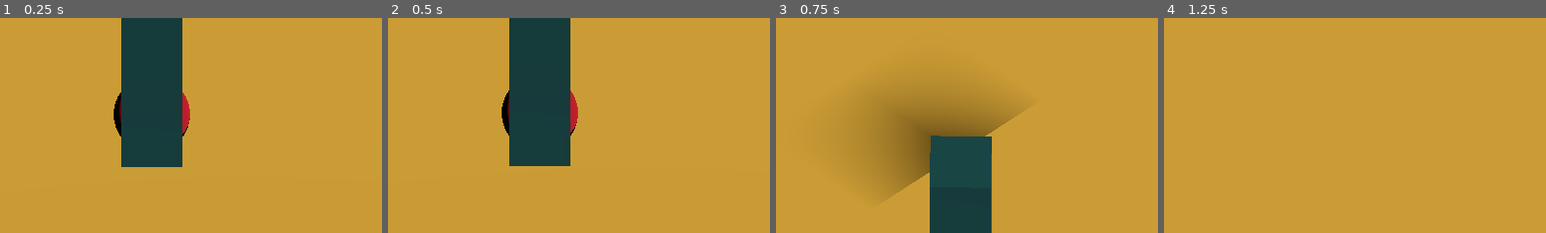
Above: before the commit, frames 1-4 (left to right).
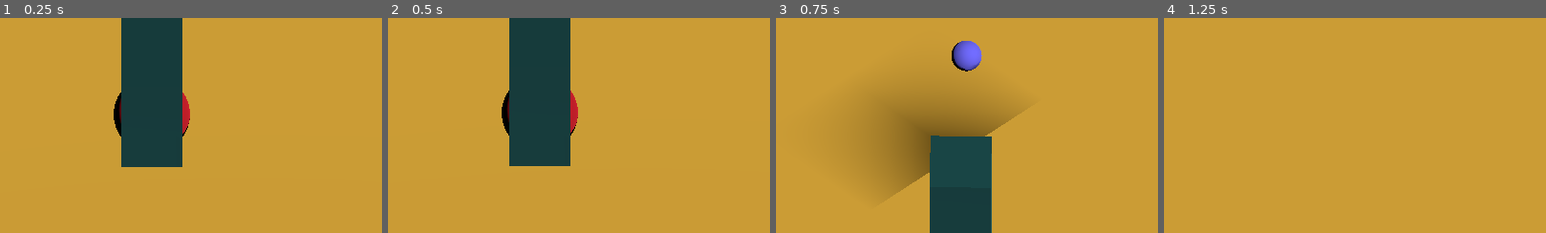
Above: after the commit, the same moments.

Repository: pazfelipe/godot-cube-test
Game: Godot game, scene res://main.tscn
Two runs of this game, one before a commit and one after it. Both use one fixed random seed, a clock stepped at 60 frames per second and the inputs below.
Inputs (mouse positions are % of the whole screen's width and height, from its top left):
- Up to frame 1 (0.25 s): no input
- Up to frame 2 (0.5 s): no input
- Up to frame 3 (0.75 s): tap Enter at 0.5 s; move the mouse to (45, 70) at 0.52 s; hold Up (ui_up) from 0.53 s (still down); click (45, 70) at 0.67 s
- Up to frame 4 (1.25 s): keep holding Up (ui_up)
The pictures show only the part of the screen within x 30-80%, y 50-100%; the shares and areas given below are measured in that part.

Frames 1-2 are identical in both runs. In frame 3, 0.9% of the frame differs, in the area x 46-54%, y 10-25%; in frame 4, nothing differs.

Commit message:
feat: implement bullet mechanics and shooting functionality. Added a new bullet script for movement and automatic shooting from the character, updated character script to handle bullet instantiation, and modified scene files to integrate the bullet scene.

Diff:
--- a/Bullet.tscn
+++ b/Bullet.tscn
@@ -1,20 +1,22 @@
-[gd_scene load_steps=4 format=3 uid="uid://do5yux6mq1edb"]
+[gd_scene load_steps=4 format=3 uid="uid://n2a6eenx12sn"]
 
-[sub_resource type="SphereMesh" id="SphereMesh_x3e43"]
+[sub_resource type="SphereMesh" id="SphereMesh_6bhup"]
 radius = 0.1
 height = 0.2
 
-[sub_resource type="StandardMaterial3D" id="StandardMaterial3D_ayd6b"]
-albedo_color = Color(0, 0.752941, 0.988235, 1)
+[sub_resource type="StandardMaterial3D" id="StandardMaterial3D_etv04"]
+albedo_color = Color(0.434087, 0.41297, 1, 1)
 
-[sub_resource type="SphereShape3D" id="SphereShape3D_4s4u5"]
+[sub_resource type="SphereShape3D" id="SphereShape3D_6bhup"]
 radius = 0.1
 
-[node name="Bullet" type="RigidBody3D"]
+[node name="BulletFixed" type="CharacterBody3D"]
+transform = Transform3D(1, 0, 0, 0, 1, 0, 0, 0, 1, 0, 1.5, 0)
+motion_mode = 1
 
 [node name="MeshInstance3D" type="MeshInstance3D" parent="."]
-mesh = SubResource("SphereMesh_x3e43")
-surface_material_override/0 = SubResource("StandardMaterial3D_ayd6b")
+mesh = SubResource("SphereMesh_6bhup")
+surface_material_override/0 = SubResource("StandardMaterial3D_etv04")
 
 [node name="CollisionShape3D" type="CollisionShape3D" parent="."]
-shape = SubResource("SphereShape3D_4s4u5")
+shape = SubResource("SphereShape3D_6bhup")
--- /dev/null
+++ b/bullet.gd
@@ -0,0 +1,19 @@
+extends CharacterBody3D
+
+@export var speed: float = 2.0
+var direction := Vector3.ZERO
+
+func _ready():
+	direction = -transform.basis.z.normalized()
+	velocity = direction * speed
+
+func _physics_process(delta):
+	#move_and_slide()
+
+	# Destroi fora da tela
+	var camera = get_viewport().get_camera_3d()
+	#if camera:
+		#var screen_pos = camera.unproject_position(global_position)
+		#var size = get_viewport().size
+		#if screen_pos.x < 0 or screen_pos.x > size.x or screen_pos.y < 0 or screen_pos.y > size.y:
+			#queue_free()
--- a/camera_3d.gd
+++ b/camera_3d.gd
@@ -3,7 +3,7 @@
 @export var target: Node3D
 @export var offset: Vector3 = Vector3(0, 10, 10)
 @export var follow_speed: float = 5.0
-@export var zoom_min: float = 4.0
+@export var zoom_min: float = 3.0
 @export var zoom_max: float = 8.0
 @export var zoom_speed: float = 1.0
 
--- a/char.gd
+++ b/char.gd
@@ -2,6 +2,10 @@
 
 @export var speed := 10.0
 @export var camera: Camera3D
+@export var bullet_scene: PackedScene
+@export var shoot_interval := 0.5
+
+var _shoot_timer := 0.0
 
 func _ready():
 	global_transform.origin.y = 1.0
@@ -63,3 +67,23 @@
 	if global_transform.origin.y < -10.0:
 		global_transform.origin.y = 1.0
 		print("Resetou altura")
+
+	# Disparo automático
+	_shoot_timer += _delta
+	if _shoot_timer >= shoot_interval:
+		_shoot_timer = 0.0
+		_shoot()
+
+
+func _shoot():
+	if bullet_scene == null or camera == null:
+		return
+
+	var forward = -camera.global_transform.basis.z.normalized()
+	var spawn_position = global_transform.origin + forward * 3.0 + Vector3.UP * 1.5
+	var basis = Basis().looking_at(forward, Vector3.UP)
+	var transform = Transform3D(basis, spawn_position)
+
+	var bullet = bullet_scene.instantiate()
+	bullet.global_transform = transform  # ⬅️ AQUI SETA ANTES DE ADD_CHILD
+	get_parent().add_child(bullet)
--- a/main.tscn
+++ b/main.tscn
@@ -6,6 +6,7 @@
 [ext_resource type="PackedScene" uid="uid://b0wnw47omwaxh" path="res://ground_block.tscn" id="4_1bvp3"]
 [ext_resource type="PackedScene" uid="uid://bao2n5a0jdlv0" path="res://enemy.tscn" id="5_lquwl"]
 [ext_resource type="Script" uid="uid://b6qux3wjl4yft" path="res://enemy_spawner.gd" id="6_7mycd"]
+[ext_resource type="PackedScene" uid="uid://n2a6eenx12sn" path="res://Bullet.tscn" id="7_5vw27"]
 
 [sub_resource type="BoxMesh" id="BoxMesh_1bvp3"]
 
@@ -41,6 +42,7 @@
 [node name="char" type="CharacterBody3D" parent="." node_paths=PackedStringArray("camera")]
 script = ExtResource("2_h2yge")
 camera = NodePath("../Camera3D")
+bullet_scene = ExtResource("7_5vw27")
 
 [node name="MeshInstance3D" type="MeshInstance3D" parent="char"]
 transform = Transform3D(0.5, 0, 0, 0, 0.5, 0, 0, 0, 0.5, 0, 0.5, 0)
Not shown, added: bullet.gd.uid
Not shown: 1 places in main.tscn that only renumber resources
